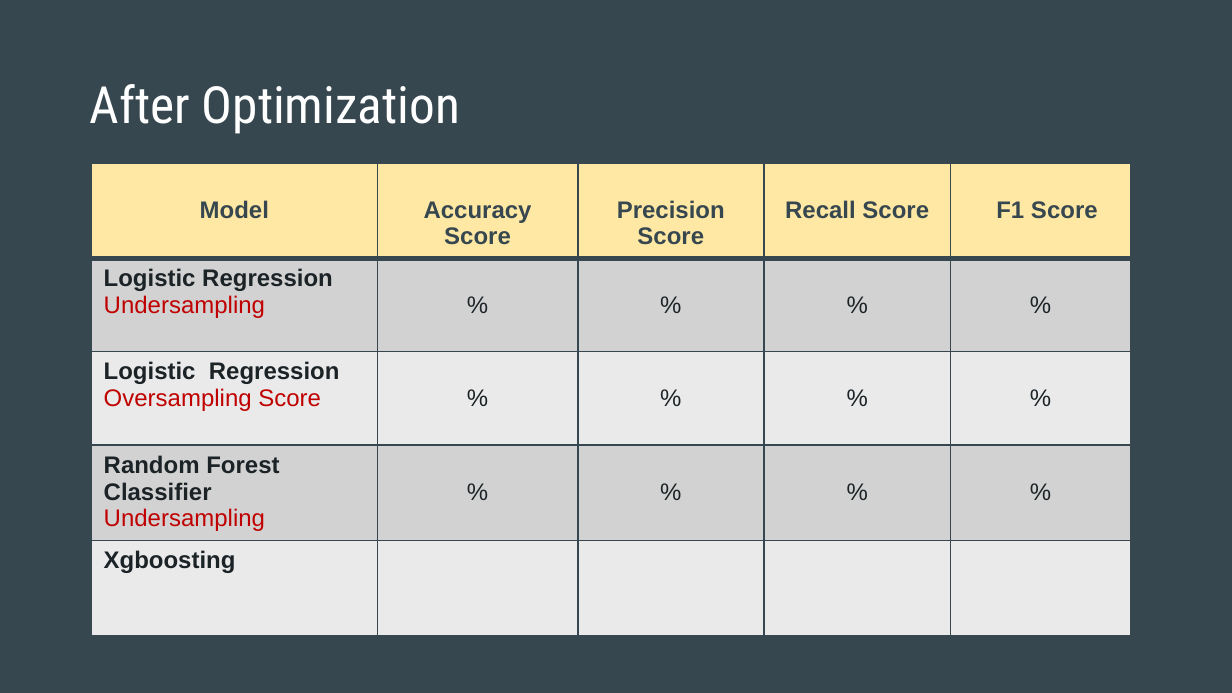
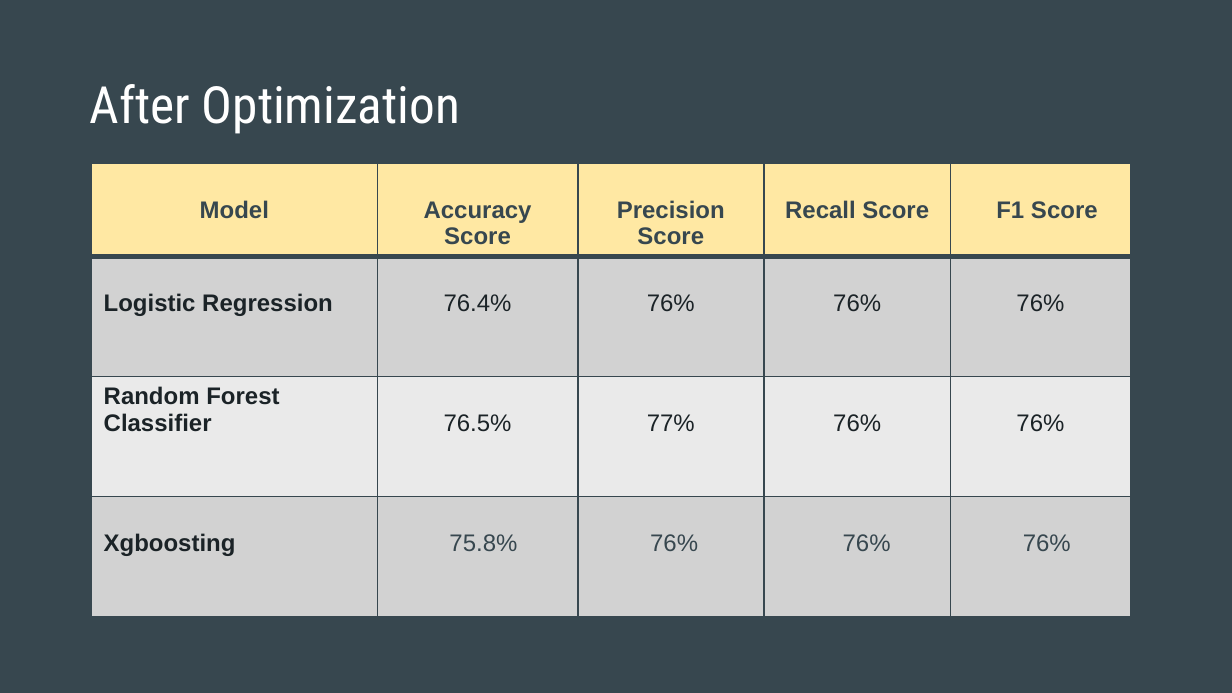
Before and after one commit to apombo90/Predicting_Heart_Disease, a slide deck: slide 19 of Final Project - Group 7.pptx. Drawn at 1232x693 pixels with LibreOffice and Linux fonts; fonts in the diff are those of the drawing. Boxes give left, top, right and bottom in pixels: in the first picture for what was removed or moved away, otherwise in the second. Text is boxed around its words. In the diff, an @@ line names an element or a change of style, - is before the commit and + after.

Commit message:
update on slides

```diff
--- a/Final Project - Group 7.pptx
+++ b/Final Project - Group 7.pptx
@@ table at [91,163,1131,643] @@
-row 2: Logistic Regression Undersampling | % | % | % | %
-row 3: Logistic Regression Oversampling Score | % | % | % | %
-row 4: Random Forest Classifier Undersampling | % | % | % | %
-row 5: Xgboosting |  |  |  | 
+row 2: Logistic Regression | 76.4% | 76% | 76% | 76%
+row 3: Random Forest Classifier | 76.5% | 77% | 76% | 76%
+row 4: Xgboosting | 75.8% | 76% | 76% | 76%
```
Also in this commit, not shown: 1 other slide changed, 1 other file.
